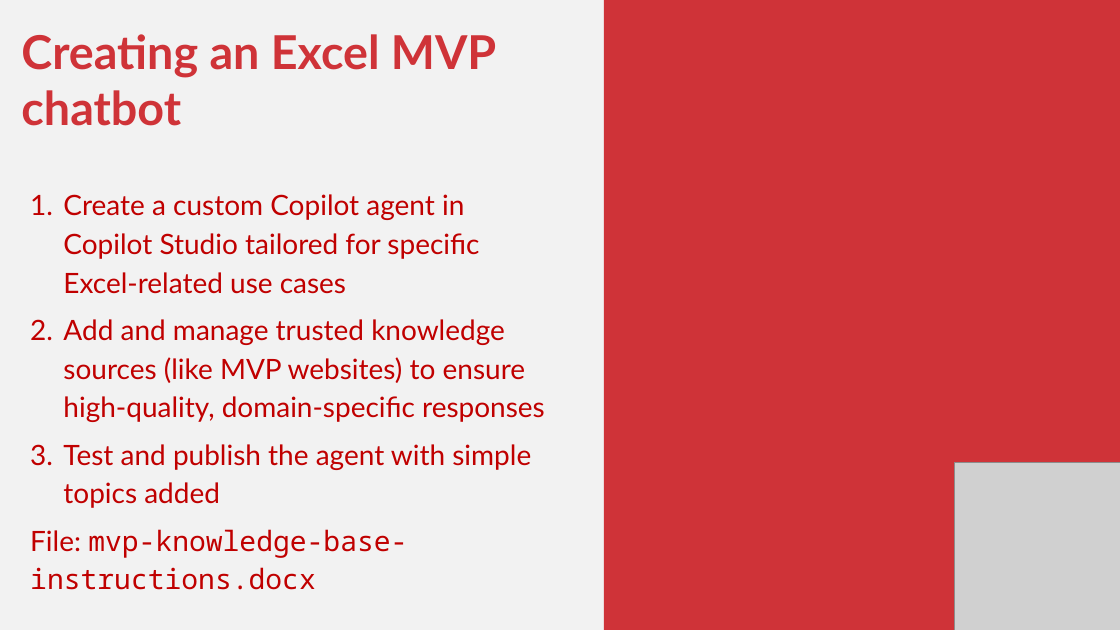
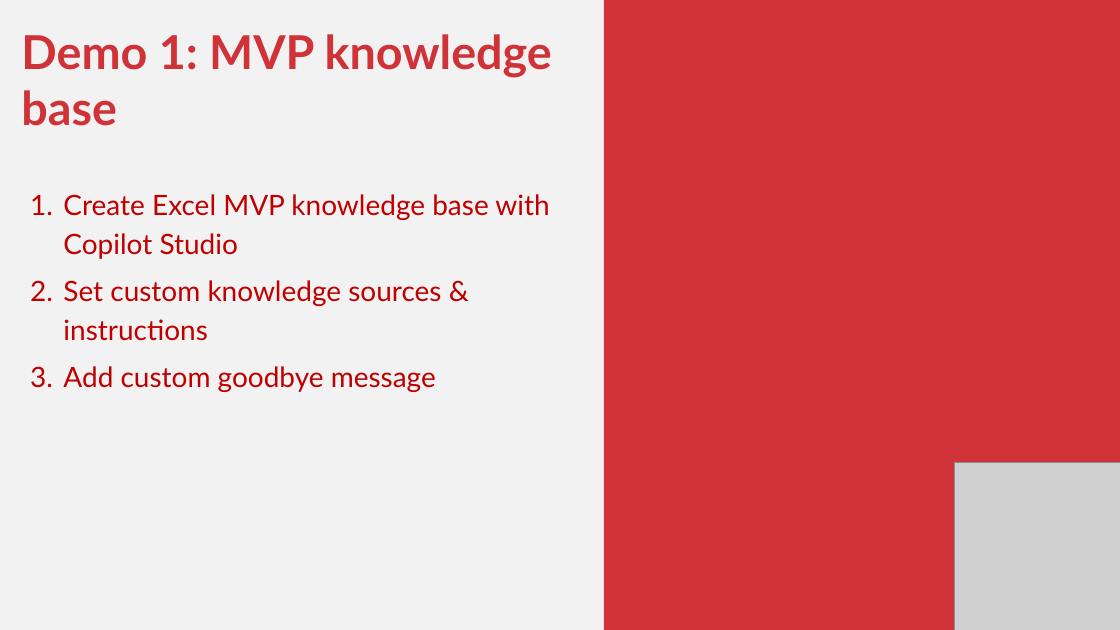
Before and after one commit to stringfestdata/gxls-copilot-studio-excel, a slide deck: slide 6 of gxls-copilot-studio-excel.pptx (slide 36 before the commit). Drawn at 1120x630 pixels with LibreOffice and Linux fonts; fonts in the diff are those of the drawing; grey boxes stand for pictures. Boxes give left, top, right and bottom in pixels: in the first picture for what was removed or moved away, otherwise in the second. Text is boxed around its words. In the diff, an @@ line names an element or a change of style, - is before the commit and + after.

```diff
--- a/gxls-copilot-studio-excel.pptx
+++ b/gxls-copilot-studio-excel.pptx
@@ text at (x1=21, y1=34, x2=552, y2=392): text changed @@
-Creating an Excel MVP chatbot
-1. Create a custom Copilot agent in Copilot Studio tailored for specific Excel-related use cases
-2. Add and manage trusted knowledge sources (like MVP websites) to ensure high-quality, domain-specific responses
-3. Test and publish the agent with simple topics added
-File: mvp-knowledge-base-instructions.docx
+Demo 1: MVP knowledge base
+1. Create Excel MVP knowledge base with Copilot Studio
+2. Set custom knowledge sources & instructions
+3. Add custom goodbye message
```
Also in this commit, not shown: 2 other slides changed, 6 slides added, 33 slides removed, 11 other files.
